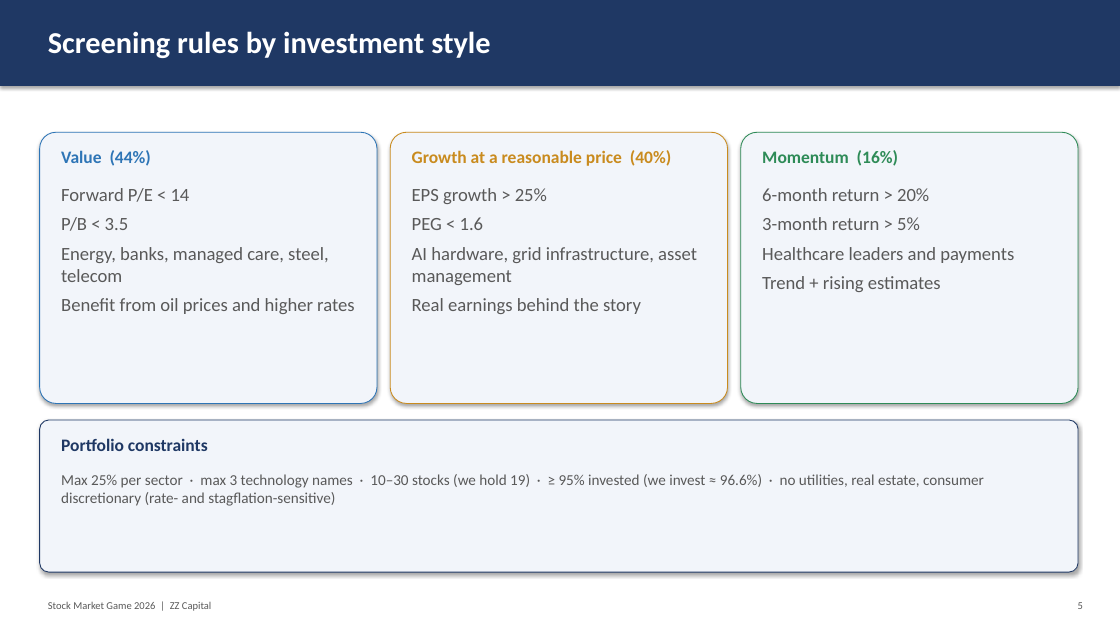
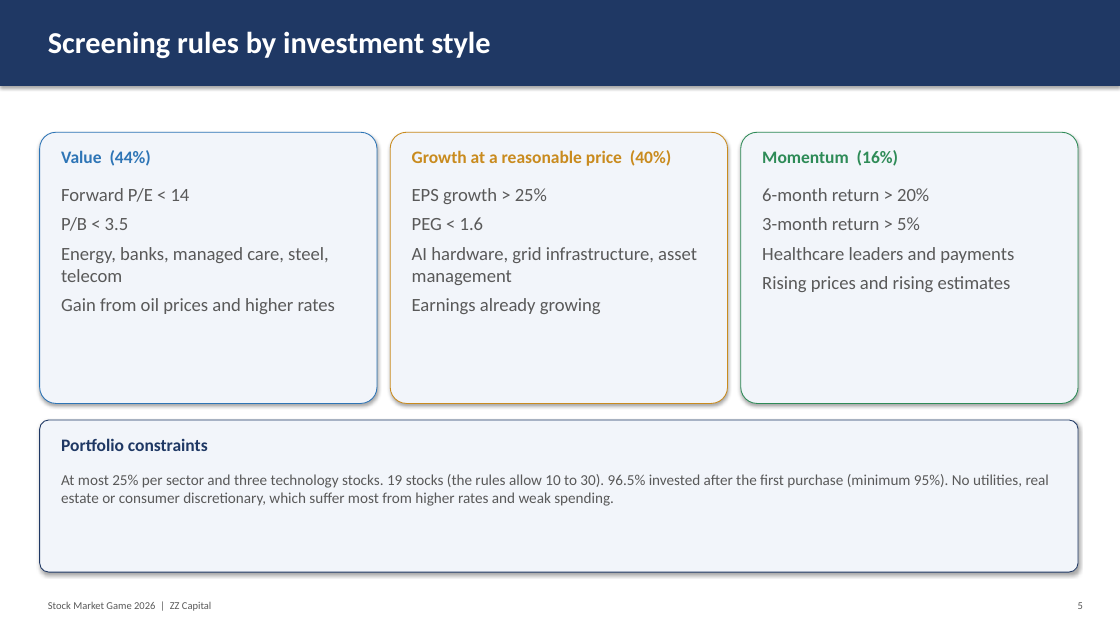
Before and after one commit to cristianozonta220405-afk/Uni, a slide deck: slide 5 of SMG/out/presentazione_strategia.pptx. Drawn at 1120x630 pixels with LibreOffice and Linux fonts; fonts in the diff are those of the drawing. Boxes give left, top, right and bottom in pixels: in the first picture for what was removed or moved away, otherwise in the second. Text is boxed around its words. In the diff, an @@ line names an element or a change of style, - is before the commit and + after.

```diff
--- a/SMG/out/presentazione_strategia.pptx
+++ b/SMG/out/presentazione_strategia.pptx
@@ text at (61, 298, 335, 314): text changed @@
-Benefit from oil prices and higher rates
+Gain from oil prices and higher rates
@@ text at (412, 298, 601, 314): text changed @@
-Real earnings behind the story
+Earnings already growing
@@ text at (762, 276, 1011, 292): text changed @@
-Trend + rising estimates
+Rising prices and rising estimates
@@ text at (61, 474, 1049, 506): text changed @@
-Max 25% per sector · max 3 technology names · 10–30 stocks (we hold 19) · ≥ 95% invested (we invest ≈ 96.6%) · no utilities, real estate, consumer discretionary (rate- and stagflation-sensitive)
+At most 25% per sector and three technology stocks. 19 stocks (the rules allow 10 to 30). 96.5% invested after the first purchase (minimum 95%). No utilities, real estate or consumer discretionary, which suffer most from higher rates and weak spending.
```
Also in this commit, not shown: 11 other slides changed, 1 other file.
